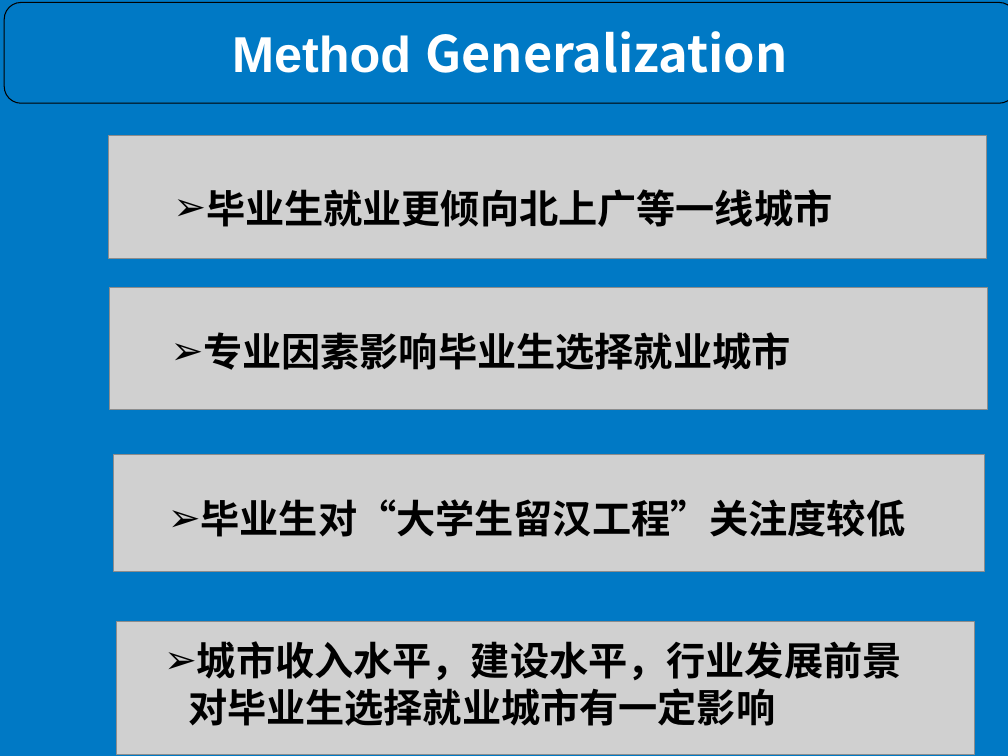
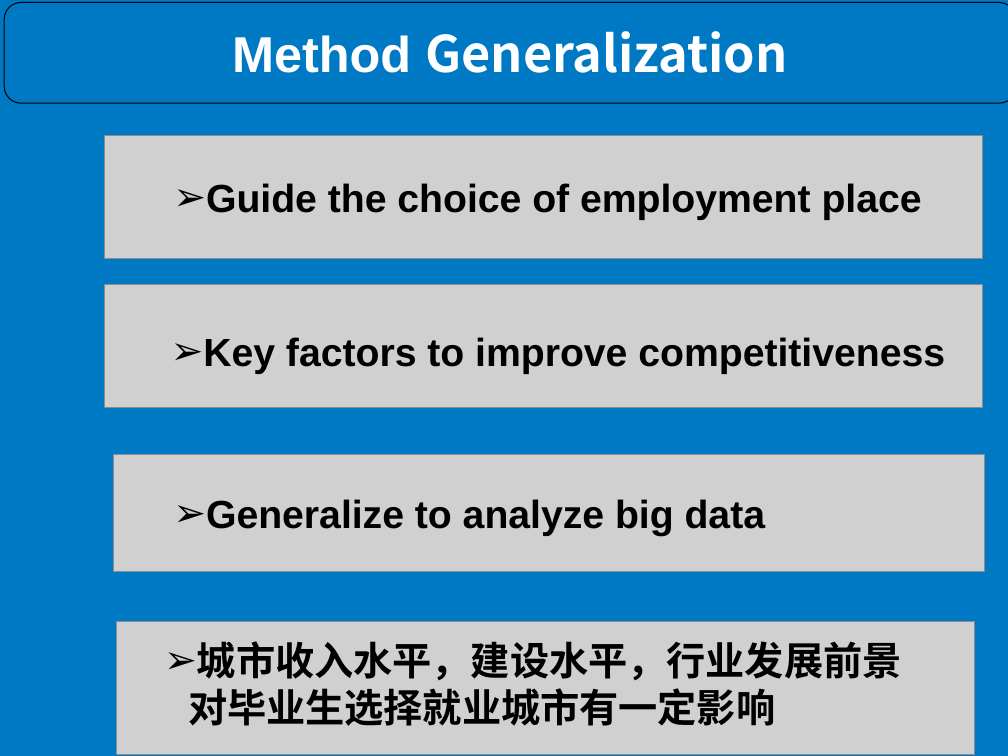
Before and after one commit to aoran1102/141B_group_project, a slide deck: slide 12 of 141B presentation.pptx (slide 13 before the commit). Drawn at 1008x756 pixels with LibreOffice and Linux fonts; fonts in the diff are those of the drawing; grey boxes stand for pictures; background and template pictures are left out. Boxes give left, top, right and bottom in pixels: in the first picture for what was removed or moved away, otherwise in the second. Text is boxed around its words. In the diff, an @@ line names an element or a change of style, - is before the commit and + after.

```diff
--- a/141B presentation.pptx
+++ b/141B presentation.pptx
@@ picture: place and size @@
-picture at <box>109,136,986,259</box>
+picture at <box>105,136,982,259</box>
@@ text at <box>206,183,922,220</box>: text changed @@
-➢ 毕业生就业更倾向北上广等一线城市
+➢ Guide the choice of employment place
@@ picture: place and size @@
-picture at <box>110,287,987,410</box>
+picture at <box>105,285,982,408</box>
@@ text at <box>203,337,945,374</box>: text changed @@
-➢ 专业因素影响毕业生选择就业城市
+➢ Key factors to improve competitiveness
@@ text at <box>206,499,765,536</box>: text changed; font Noto Sans CJK SC to Arial @@
-➢ 毕业生对“大学生留汉工程”关注度较低
+➢ Generalize to analyze big data
```
Also in this commit, not shown: 2 other slides changed, 1 slide removed.
